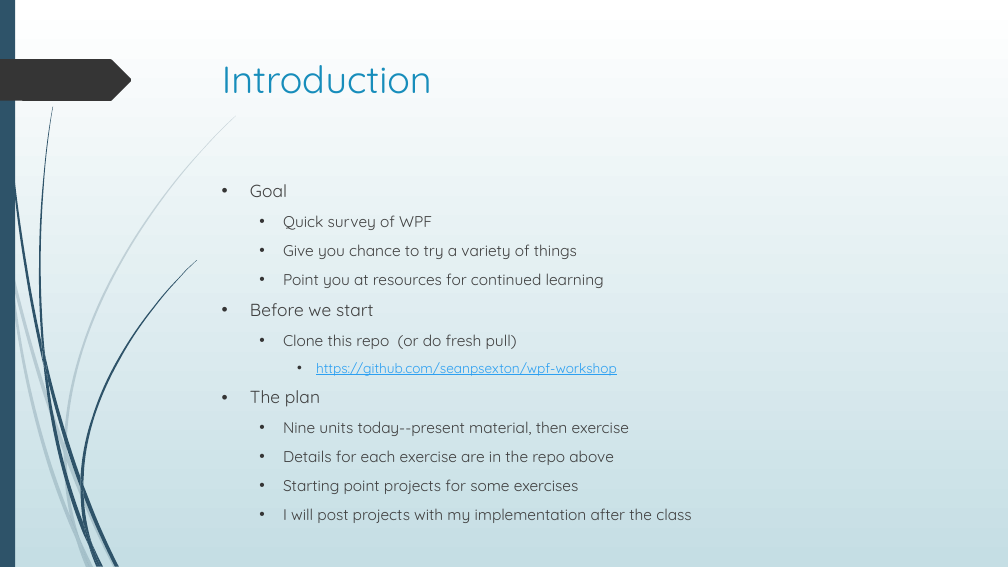
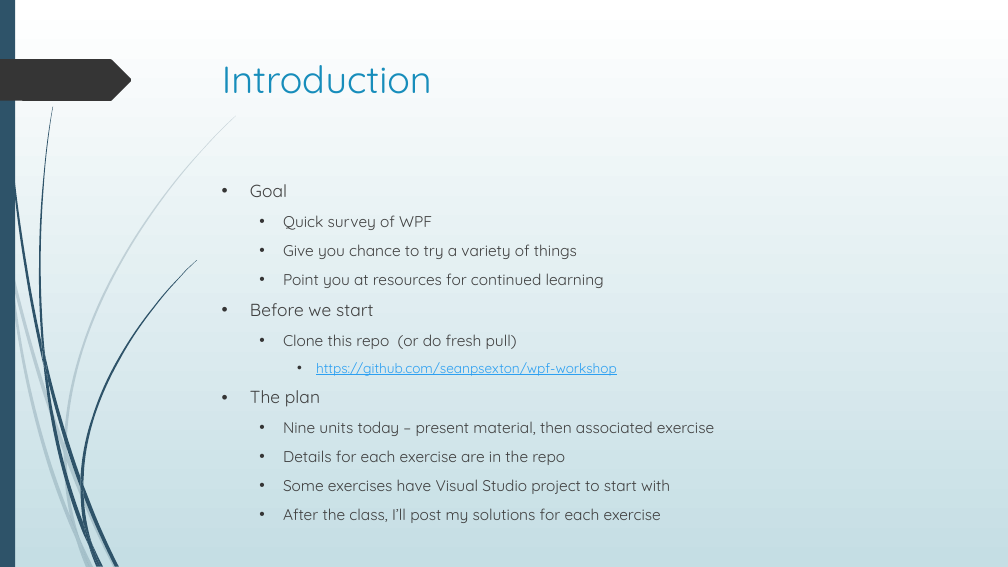
Before and after one commit to seanpsexton/wpf-workshop-solutions, a slide deck: slide 2 of WPF-Workshop-Sexton-Oct2023.pptx. Drawn at 1008x567 pixels with LibreOffice and Linux fonts; fonts in the diff are those of the drawing. Boxes give left, top, right and bottom in pixels: in the first picture for what was removed or moved away, otherwise in the second. Text is boxed around its words. In the diff, an @@ line names an element or a change of style, - is before the commit and + after.

Commit message:
Edit PPT for wording

```diff
--- a/WPF-Workshop-Sexton-Oct2023.pptx
+++ b/WPF-Workshop-Sexton-Oct2023.pptx
@@ text at <box>283,421,714,523</box>: text changed @@
-  • Nine units today--present material, then exercise
-  • Details for each exercise are in the repo above
-  • Starting point projects for some exercises
-  • I will post projects with my implementation after the class
+  • Nine units today – present material, then associated exercise
+  • Details for each exercise are in the repo
+  • Some exercises have Visual Studio project to start with
+  • After the class, I’ll post my solutions for each exercise
```
Also in this commit, not shown: 50 other slides changed.
